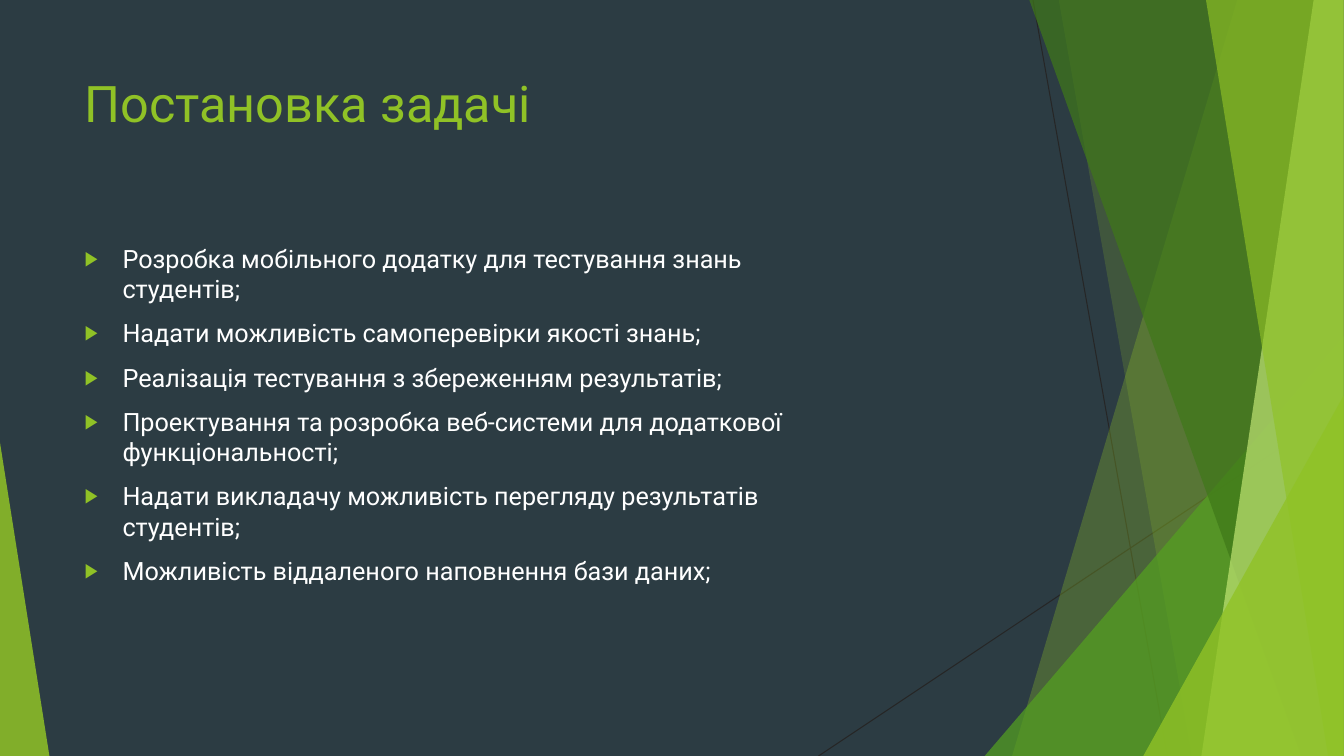
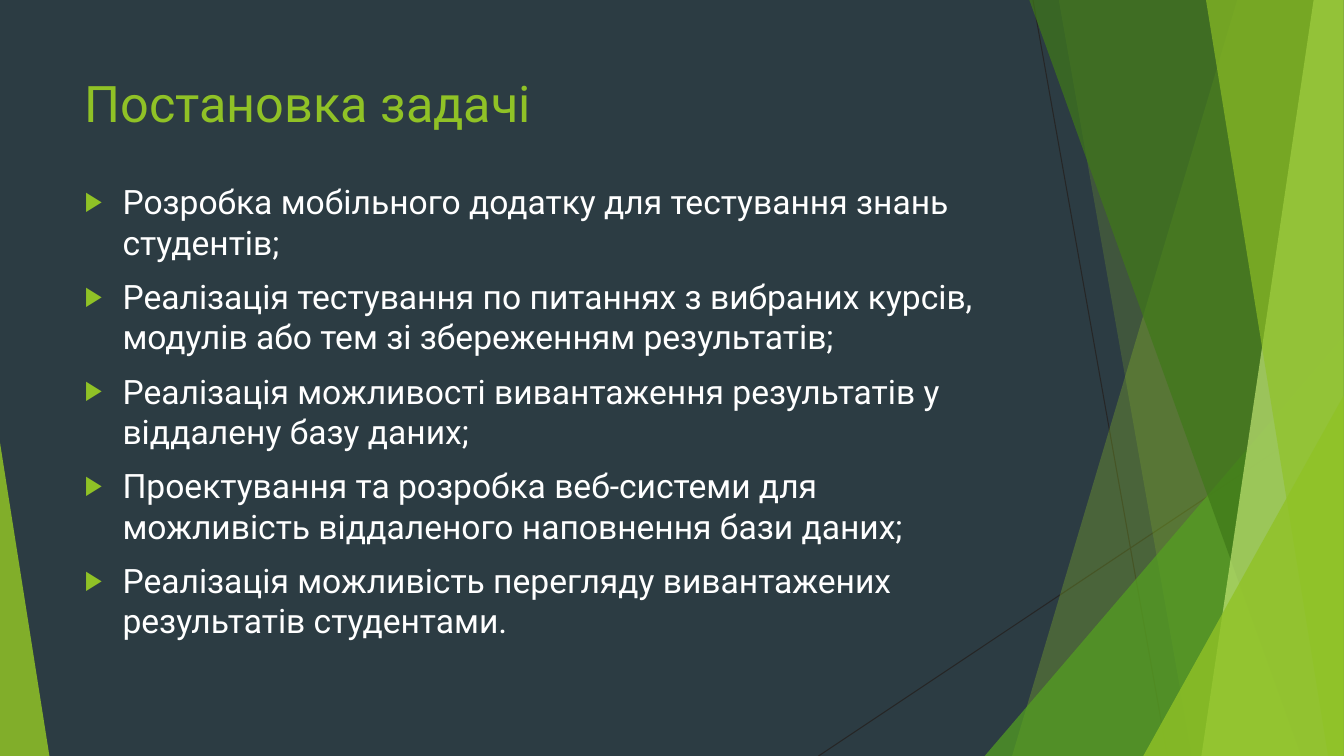
Before and after one commit to Denscorov/diplom, a slide deck: slide 4 of Doc/Мобільний додаток для тестування знань студентів з дисципліни.pptx. Drawn at 1344x756 pixels with LibreOffice and Linux fonts; fonts in the diff are those of the drawing. Boxes give left, top, right and bottom in pixels: in the first picture for what was removed or moved away, otherwise in the second. Text is boxed around its words. In the diff, an @@ line names an element or a change of style, - is before the commit and + after.

```diff
--- a/Doc/Мобільний додаток для тестування знань студентів з дисципліни.pptx
+++ b/Doc/Мобільний додаток для тестування знань студентів з дисципліни.pptx
@@ text "Розробка мобільного додатку для тестування ...": place and size @@
-text "Розробка мобільного додатку для тестування ..." at (123,249,781,584)
+text "Розробка мобільного додатку для тестування ..." at (123,188,972,640)
@@ text at (123,188,948,262): size 18 to 24 pt in "Розробка мобільного додатку для тестування знань студентів;" @@
@@ text at (123,283,972,640): text changed; size 18 to 24 pt @@
-▶ Надати можливість самоперевірки якості знань;
-▶ Реалізація тестування з збереженням результатів;
-▶ Проектування та розробка веб-системи для додаткової функціональності;
-▶ Надати викладачу можливість перегляду результатів студентів;
-▶ Можливість віддаленого наповнення бази даних;
+▶ Реалізація тестування по питаннях з вибраних курсів, модулів або тем зі збереженням результатів;
+▶ Реалізація можливості вивантаження результатів у віддалену базу даних;
+▶ Проектування та розробка веб-системи для можливість віддаленого наповнення бази даних;
+▶ Реалізація можливість перегляду вивантажених результатів студентами.
```
Also in this commit, not shown: 6 other slides changed, 9 other files.
